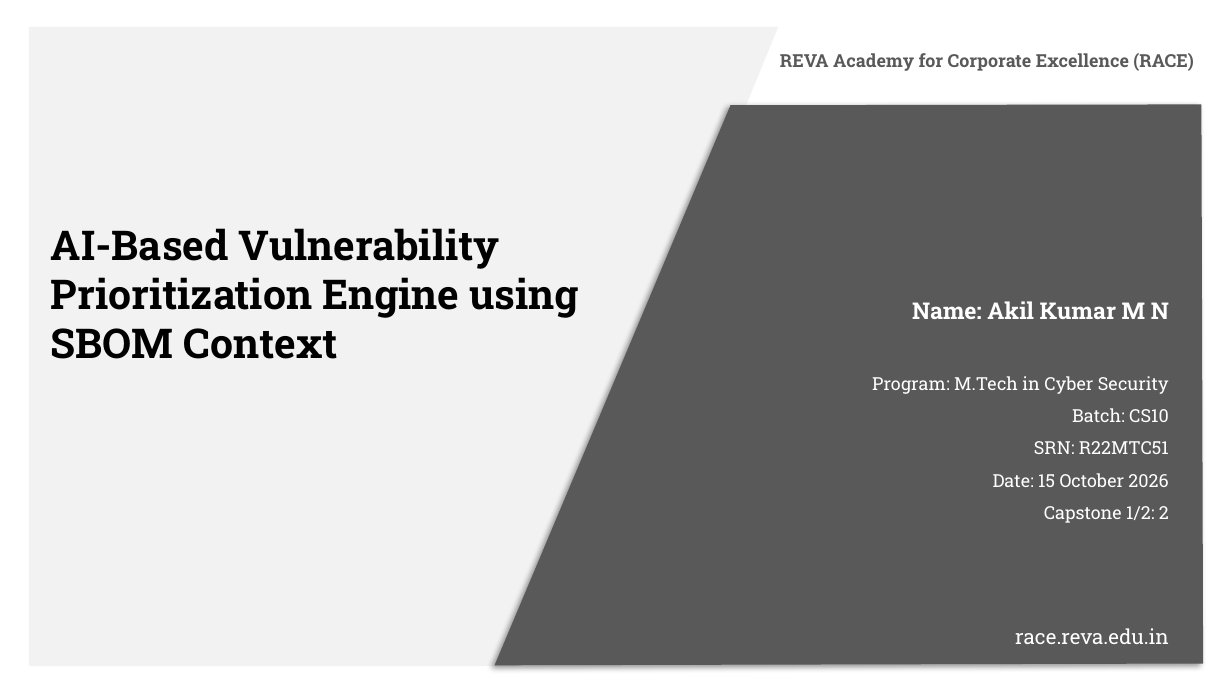
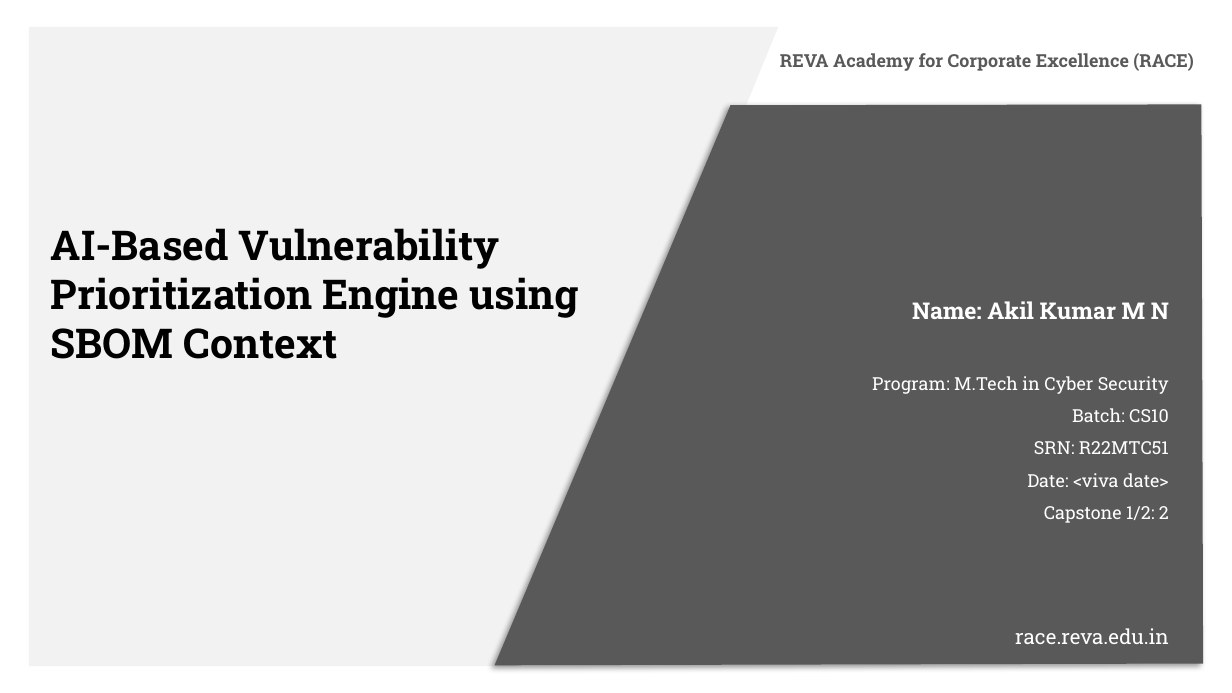
Before and after one commit to akilkumarmn/sbom-risk-engine, a slide deck: slide 1 of docs/deck/Cap2_SBOM_Risk_Engine_results.pptx. Drawn at 1232x693 pixels with LibreOffice and Linux fonts; fonts in the diff are those of the drawing; background and template pictures are left out. Boxes give left, top, right and bottom in pixels: in the first picture for what was removed or moved away, otherwise in the second. Text is boxed around its words. In the diff, an @@ line names an element or a change of style, - is before the commit and + after.

```diff
--- a/docs/deck/Cap2_SBOM_Risk_Engine_results.pptx
+++ b/docs/deck/Cap2_SBOM_Risk_Engine_results.pptx
@@ subtitle at (1027, 473, 1169, 487): text changed @@
-Date: 15 October 2026
+Date: <viva date>
```
Also in this commit, not shown: 15 other slides changed, 32 other files.
